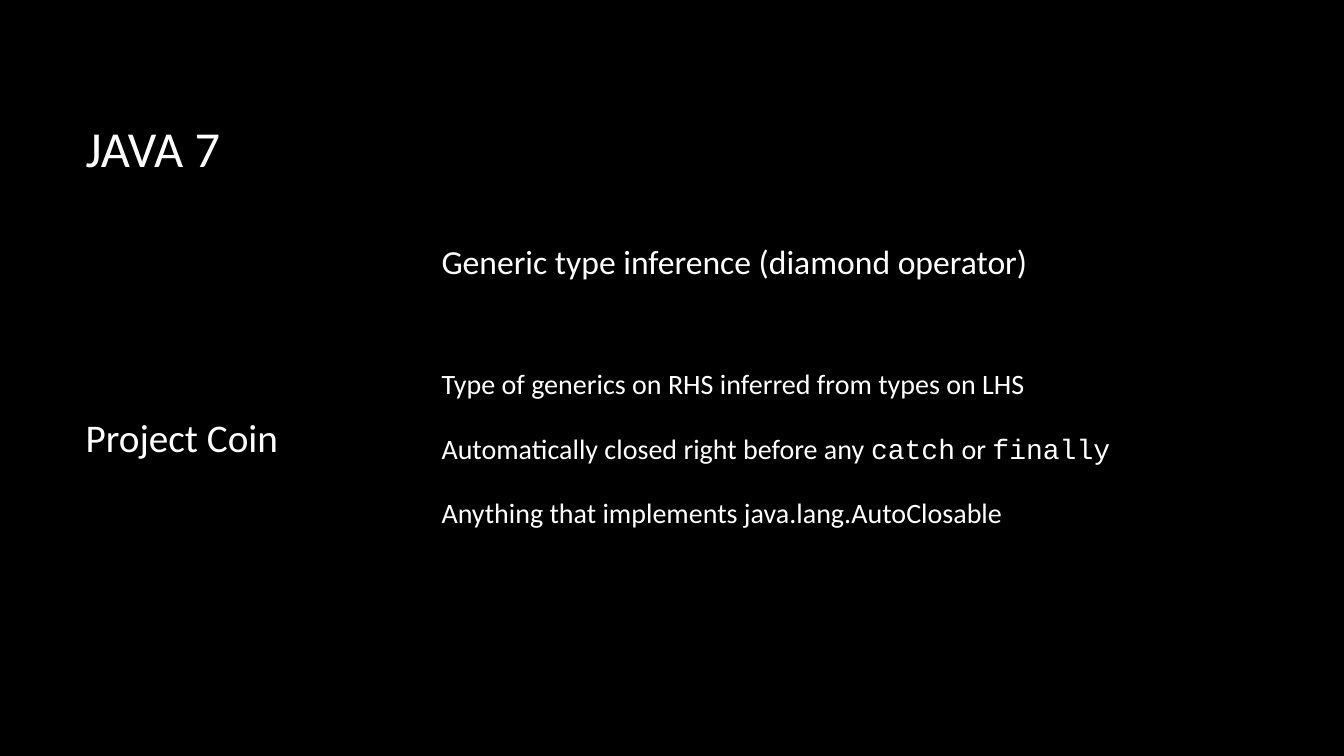
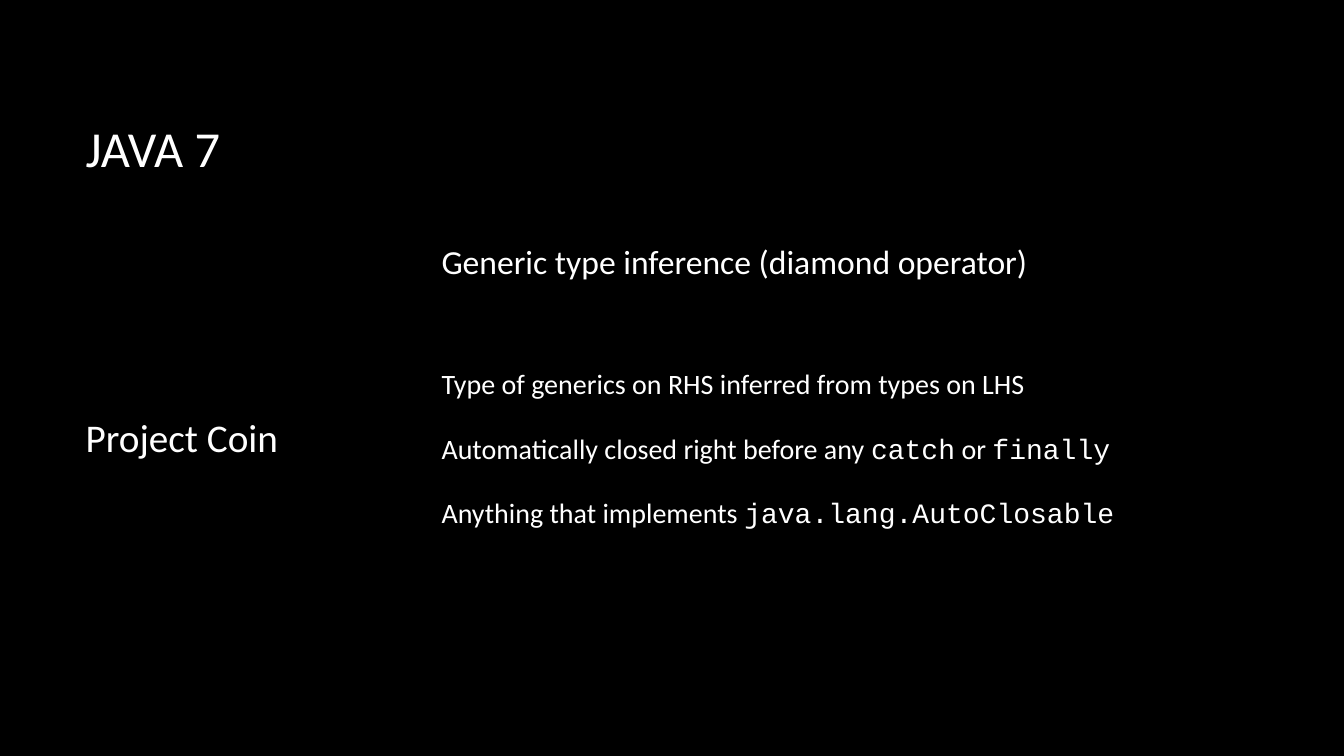
Before and after one commit to macdaddyaz/modern-java, a slide deck: slide 16 of Java 7 and 8.pptx (slide 15 before the commit). Drawn at 1344x756 pixels with LibreOffice and Linux fonts; fonts in the diff are those of the drawing; background and template pictures are left out. Boxes give left, top, right and bottom in pixels: in the first picture for what was removed or moved away, otherwise in the second. Text is boxed around its words. In the diff, an @@ line names an element or a change of style, - is before the commit and + after.

Commit message:
Presentation: Java 8, Epilogue
Finished presentation content, tightened up the visuals, and added
effects.

```diff
--- a/Java 7 and 8.pptx
+++ b/Java 7 and 8.pptx
@@ text at box(442, 503, 1114, 529): font Calibri to Courier New in "java.lang.AutoClosable" @@
```
Also in this commit, not shown: 1 other slide changed, 32 slides added, 1 slide removed.
